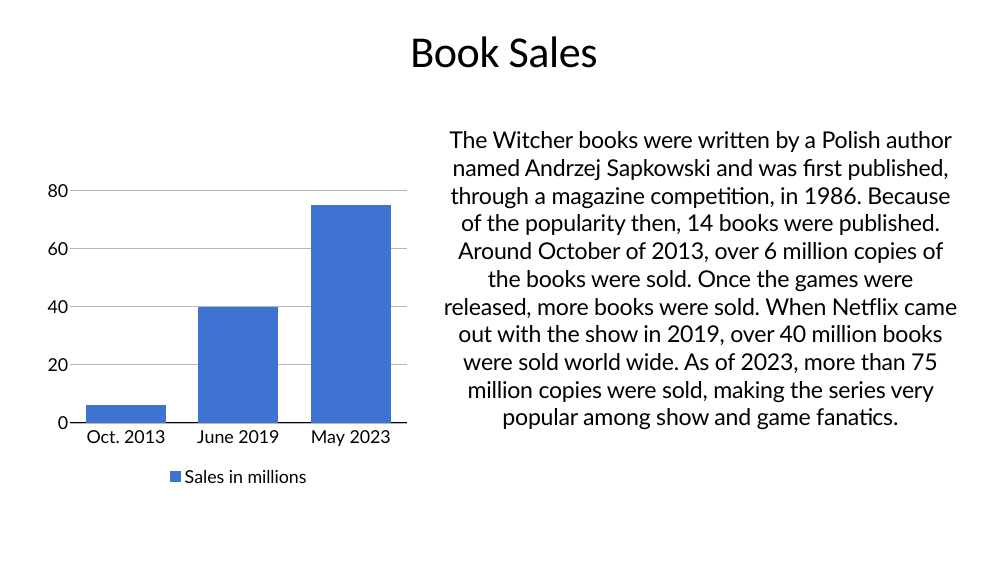
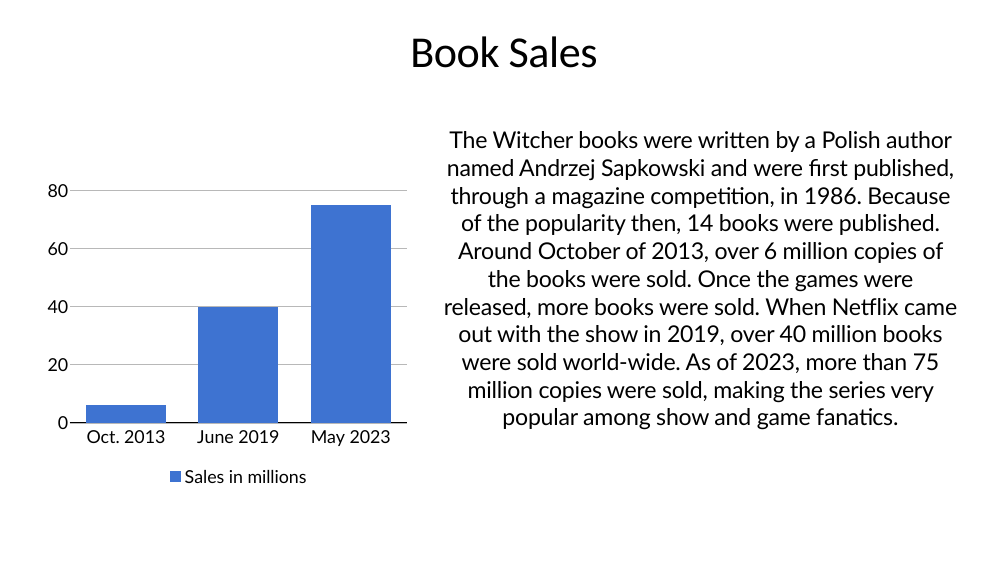
Before and after one commit to Jake-guerrero/The-Witcher, a slide deck: slide 4 of The witcher.pptx. Drawn at 1008x567 pixels with LibreOffice and Linux fonts; fonts in the diff are those of the drawing. Boxes give left, top, right and bottom in pixels: in the first picture for what was removed or moved away, otherwise in the second. Text is boxed around its words. In the diff, an @@ line names an element or a change of style, - is before the commit and + after.

```diff
--- a/The witcher.pptx
+++ b/The witcher.pptx
@@ text at (444,131,957,430): text changed @@
-The Witcher books were written by a Polish author named Andrzej Sapkowski and was first published, through a magazine competition, in 1986. Because of the popularity then, 14 books were published. Around October of 2013, over 6 million copies of the books were sold. Once the games were released, more books were sold. When Netflix came out with the show in 2019, over 40 million books were sold world wide. As of 2023, more than 75 million copies were sold, making the series very popular among show and game fanatics.
+The Witcher books were written by a Polish author named Andrzej Sapkowski and were first published, through a magazine competition, in 1986. Because of the popularity then, 14 books were published. Around October of 2013, over 6 million copies of the books were sold. Once the games were released, more books were sold. When Netflix came out with the show in 2019, over 40 million books were sold world-wide. As of 2023, more than 75 million copies were sold, making the series very popular among show and game fanatics.
```
Also in this commit, not shown: 3 other slides changed, 1 other file.
